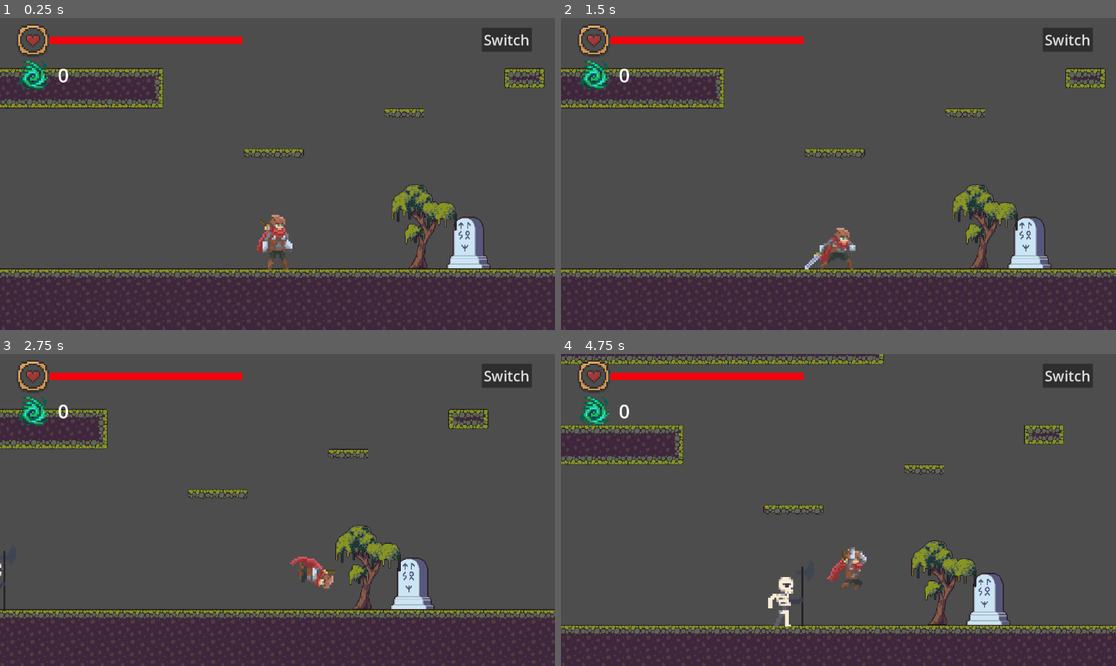
Above: before the commit, frames 1-4 (two rows, left to right).
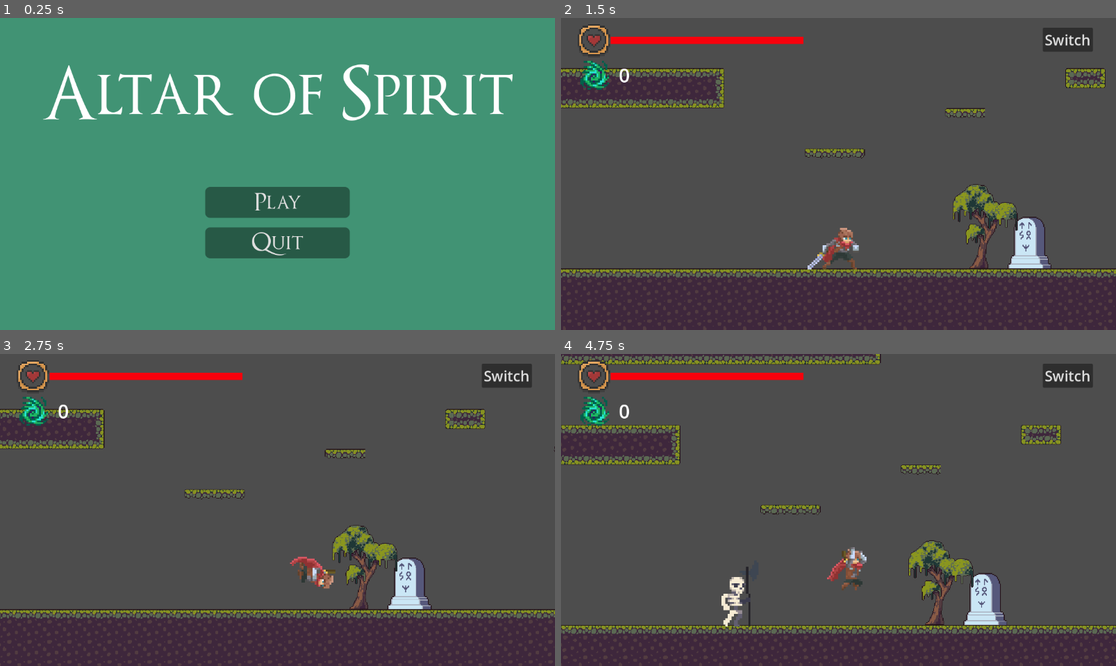
Above: after the commit, the same moments.

Repository: XinyuanD/2DSoulslikeGame
Game: Godot game, scene res://Scenes/main_menu.tscn
The game is run twice, just before and just after one commit, with the same random seed, the same clock (stepped at 60 frames per second) and the same inputs. Before the commit the project starts from res://Scenes/Level 1.tscn.
Inputs (mouse positions are in pixels of both pictures, inside the frame that each line leads up to):
- Up to frame 1 (0.25 s): no input
- Up to frame 2 (1.5 s): click (838, 202) at 0.5 s, where only the run after the commit has a clickable "Play"; move the mouse to (960, 158) at 1.27 s; hold D (move_right) from 1.28 s (still down); click (960, 158) at 1.35 s
- Up to frame 3 (2.75 s): keep holding D (move_right); tap Space (jump) at 1.52, 2.27 s; move the mouse to (166, 525) at 2.02 s; tap E (heal) at 2.1 s
- Up to frame 4 (4.75 s): move the mouse to (894, 441) at 2.77 s; release D (move_right) at 2.78 s; hold A (move_left) 2.78-3.53 s; tap C (set_checkpoint) at 2.85 s; move the mouse to (810, 572) at 3.52 s; hold D (move_right) from 3.53 s (still down); click (810, 572) at 3.6 s; tap Space (jump) at 3.77, 4.52 s; move the mouse to (1005, 556) at 4.27 s; hold E (heal) from 4.28 s (still down)

The runs differ from the first frame. In frame 1, 100% of the frame differs, in the area x 0-100%, y 0-100%; in frame 2, 0.5%; in frame 3, 4.4%; in frame 4, 6.3%.

Commit message:
Added main menu

Diff:
--- /dev/null
+++ b/Final Project/Scenes/main_menu.tscn
@@ -0,0 +1,108 @@
+[gd_scene load_steps=6 format=3 uid="uid://mcxtkdidl2py"]
+
+[ext_resource type="Script" path="res://Scripts/main_menu.gd" id="1_ja1v1"]
+[ext_resource type="FontFile" uid="uid://dmh5qsqs3ddhg" path="res://Art/UI/OptimusPrinceps.ttf" id="2_mcjn4"]
+
+[sub_resource type="StyleBoxFlat" id="StyleBoxFlat_cmwu5"]
+content_margin_top = 5.0
+content_margin_bottom = 5.0
+bg_color = Color(0, 0, 0, 0.392157)
+corner_radius_top_left = 10
+corner_radius_top_right = 10
+corner_radius_bottom_right = 10
+corner_radius_bottom_left = 10
+
+[sub_resource type="StyleBoxFlat" id="StyleBoxFlat_oy65v"]
+content_margin_top = 5.0
+content_margin_bottom = 5.0
+bg_color = Color(0, 0, 0, 0.509804)
+corner_radius_top_left = 10
+corner_radius_top_right = 10
+corner_radius_bottom_right = 10
+corner_radius_bottom_left = 10
+
+[sub_resource type="StyleBoxFlat" id="StyleBoxFlat_fptyt"]
+content_margin_top = 5.0
+content_margin_bottom = 5.0
+bg_color = Color(0, 0, 0, 0.666667)
+corner_radius_top_left = 10
+corner_radius_top_right = 10
+corner_radius_bottom_right = 10
+corner_radius_bottom_left = 10
+
+[node name="MainMenu" type="Control"]
+layout_mode = 3
+anchors_preset = 15
+anchor_right = 1.0
+anchor_bottom = 1.0
+grow_horizontal = 2
+grow_vertical = 2
+script = ExtResource("1_ja1v1")
+
+[node name="ColorRect" type="ColorRect" parent="."]
+layout_mode = 1
+anchors_preset = 15
+anchor_right = 1.0
+anchor_bottom = 1.0
+grow_horizontal = 2
+grow_vertical = 2
+mouse_filter = 2
+color = Color(0.254902, 0.576471, 0.454902, 1)
+
+[node name="Title" type="Label" parent="."]
+layout_mode = 1
+anchors_preset = 5
+anchor_left = 0.5
+anchor_right = 0.5
+offset_left = -491.5
+offset_top = 80.0
+offset_right = 491.5
+offset_bottom = 243.0
+grow_horizontal = 2
+size_flags_vertical = 3
+theme_override_fonts/font = ExtResource("2_mcjn4")
+theme_override_font_sizes/font_size = 150
+text = "Altar of Spirit"
+horizontal_alignment = 1
+vertical_alignment = 1
+
+[node name="VBoxContainer" type="VBoxContainer" parent="."]
+layout_mode = 1
+anchors_preset = 8
+anchor_left = 0.5
+anchor_top = 0.5
+anchor_right = 0.5
+anchor_bottom = 0.5
+offset_left = -150.0
+offset_top = 26.0
+offset_right = 150.0
+offset_bottom = 176.0
+grow_horizontal = 2
+grow_vertical = 2
+size_flags_horizontal = 4
+mouse_filter = 2
+theme_override_constants/separation = 20
+alignment = 1
+
+[node name="Play" type="Button" parent="VBoxContainer"]
+layout_mode = 2
+focus_mode = 0
+theme_override_fonts/font = ExtResource("2_mcjn4")
+theme_override_font_sizes/font_size = 50
+theme_override_styles/normal = SubResource("StyleBoxFlat_cmwu5")
+theme_override_styles/hover = SubResource("StyleBoxFlat_oy65v")
+theme_override_styles/pressed = SubResource("StyleBoxFlat_fptyt")
+text = "Play"
+
+[node name="Quit" type="Button" parent="VBoxContainer"]
+layout_mode = 2
+focus_mode = 0
+theme_override_fonts/font = ExtResource("2_mcjn4")
+theme_override_font_sizes/font_size = 50
+theme_override_styles/normal = SubResource("StyleBoxFlat_cmwu5")
+theme_override_styles/hover = SubResource("StyleBoxFlat_oy65v")
+theme_override_styles/pressed = SubResource("StyleBoxFlat_fptyt")
+text = "Quit"
+
+[connection signal="pressed" from="VBoxContainer/Play" to="." method="_on_play_pressed"]
+[connection signal="pressed" from="VBoxContainer/Quit" to="." method="_on_quit_pressed"]
--- a/Final Project/Scenes/scene_switcher.tscn
+++ b/Final Project/Scenes/scene_switcher.tscn
@@ -126,6 +126,7 @@
 offset_bottom = 86.0
 grow_horizontal = 2
 grow_vertical = 2
+mouse_filter = 2
 color = Color(0.0705882, 0.0705882, 0.0705882, 0)
 
 [node name="Label" type="Label" parent="DeathBanner"]
--- a/Final Project/Scenes/ui.tscn
+++ b/Final Project/Scenes/ui.tscn
@@ -60,3 +60,11 @@
 offset_bottom = 122.0
 scale = Vector2(0.8, 0.8)
 texture = ExtResource("5_qnaej")
+
+[node name="PanelContainer" type="PanelContainer" parent="."]
+visible = false
+layout_mode = 1
+anchors_preset = 9
+anchor_bottom = 1.0
+offset_right = 450.0
+grow_vertical = 2
--- a/Final Project/Scripts/Level 1.gd
+++ b/Final Project/Scripts/Level 1.gd
@@ -6,6 +6,7 @@
 func _ready():
 	UI = $CanvasLayer/UI
 	player = $Player
+	SceneSwitcher.current_scene = self
 
 func _on_switch_scene_button_pressed():
 	UI.visible = false
--- /dev/null
+++ b/Final Project/Scripts/main_menu.gd
@@ -0,0 +1,7 @@
+extends Control
+
+func _on_play_pressed():
+	get_tree().change_scene_to_file("res://Scenes/Level 1.tscn")
+
+func _on_quit_pressed():
+	get_tree().quit()
--- a/Final Project/project.godot
+++ b/Final Project/project.godot
@@ -11,7 +11,7 @@
 [application]
 
 config/name="Final Project"
-run/main_scene="res://Scenes/Level 1.tscn"
+run/main_scene="res://Scenes/main_menu.tscn"
 config/features=PackedStringArray("4.0", "Forward Plus")
 config/icon="res://icon.svg"
 
